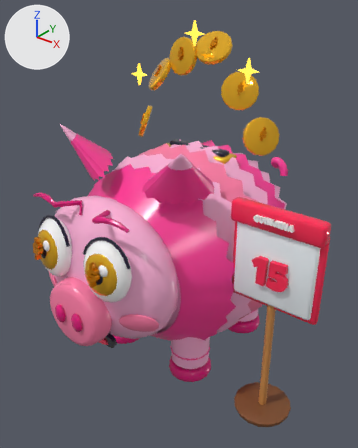
The OBJ model art/export/creatures/cochinito_quincena.obj, before and after one commit.
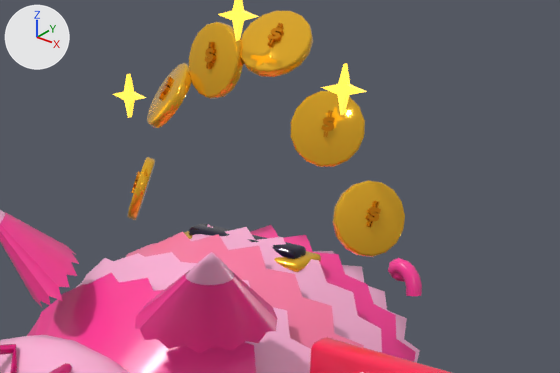
Each version appears first whole from a camera (50 mm lens) standing at (3.38, -5.23, 4.78) and looking at (-0.41, -0.49, 1.84), and next in a close-up on the part from 21% to 100% of the width and 6% to 48% of the height. The axes (+X, +Y, +Z) are drawn at upper left. The lights are the same throughout. The last two pictures show the newer version. Where no turn or scale is listed for an object, it has been applied to the vertices. Vertices at exactly the same position are counted once.

Names of what the first close-up shows: 'cochinito_quincena', 'cochinito_quincena_Neon'.
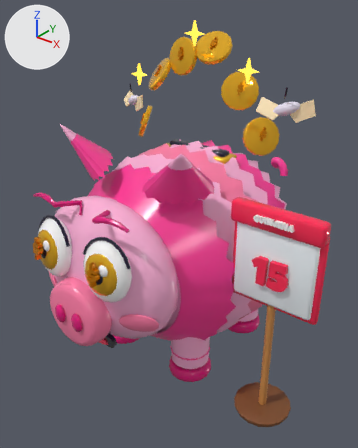
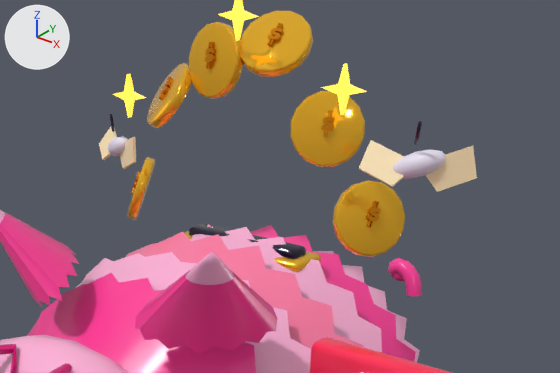
The newer file is also turned or shifted as a whole; pictures and numbers use the older file's frame.

Where the change shows, as pixel boxes [x1, y1, x2, y2] in the close-ups (560 x 373 px):
'cochinito_quincena', reshaped: before [0, 10, 452, 373]; after [0, 10, 477, 373]
part 1 of me_cochinito_quincena, added: after [393, 149, 446, 179]
part 2 of me_cochinito_quincena, added: after [108, 136, 128, 156]
part 3 of me_cochinito_quincena, added: after [99, 114, 477, 192]

The edits, one by one:
me_cochinito_quincena is used by ob_cochinito_quincena; location (0.0, 0.0, 0.0).
me_cochinito_quincena had 8725 vertices, 9506 faces and spanned x -1.85..1.85, y -2.49..2.49, z 0.0..4.25.
me_cochinito_quincena now has 8877 vertices, 9662 faces and spans x -1.99..1.85, y -2.49..2.49, z 0.0..4.25.
me_cochinito_quincena part 1: the loose piece of 52 vertices spanning x 0.02..0.14, y -2.37..-2.31, z 2.09..2.22 is copied, and the copy is multiplied about its middle by the matrix ((0.3, -5.363, 0.192), (0.095, -1.836, 1.193), (1.235, -1.928, 0.214)), then moved by (0.84, 2.04, 1.4); it spans x 0.78..1.06, y -0.38..-0.22, z 3.47..3.63.
me_cochinito_quincena part 2: the loose piece of 52 vertices spanning x -0.86..-0.74, y -2.39..-2.33, z 2.09..2.22 is copied, and the copy is multiplied about its middle by the matrix ((-0.933, -5.012, 0.979), (0.449, 2.457, 0.707), (0.744, -2.166, 0.214)), then moved by (-0.88, 2.41, 1.1); it spans x -1.82..-1.54, y -0.04..0.14, z 3.17..3.33.
Part 3, on me_cochinito_quincena:
40 vertices are added at x -1.99..1.22, y -0.44..0.24, z 3.11..3.68.
8 new vertices lie (0.05, -0.07, 0.13) away from vertices in x -1.69..0.93, y -0.36..0.01, z 3.36..3.68.
36 new faces join them.
